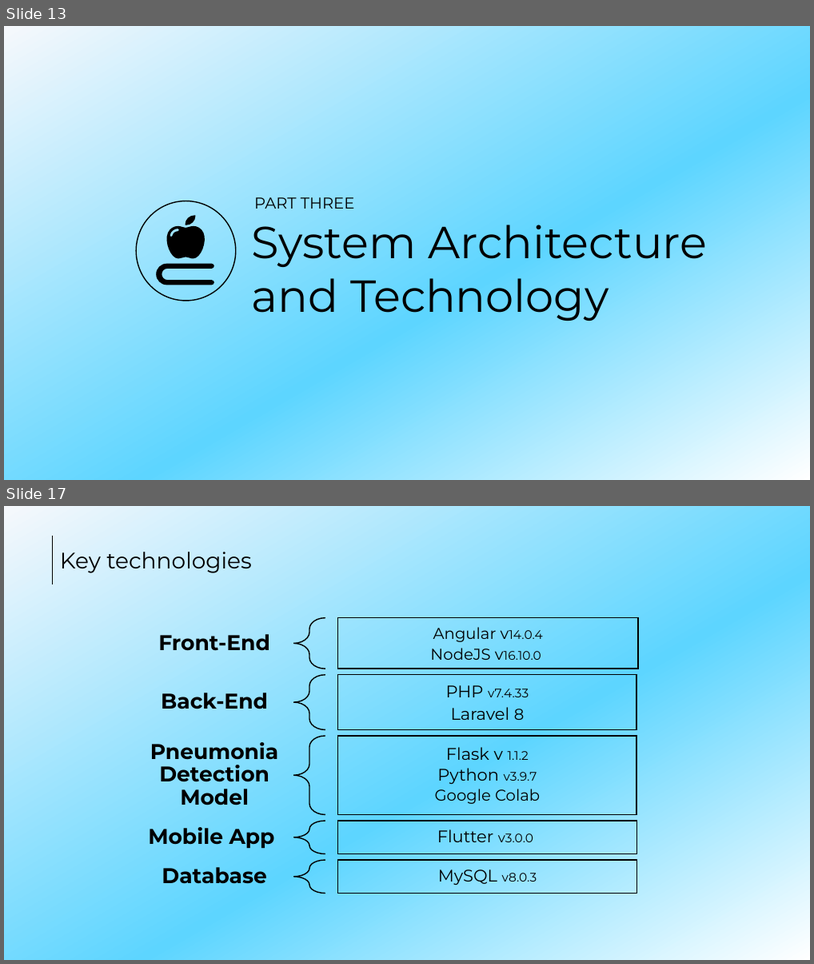
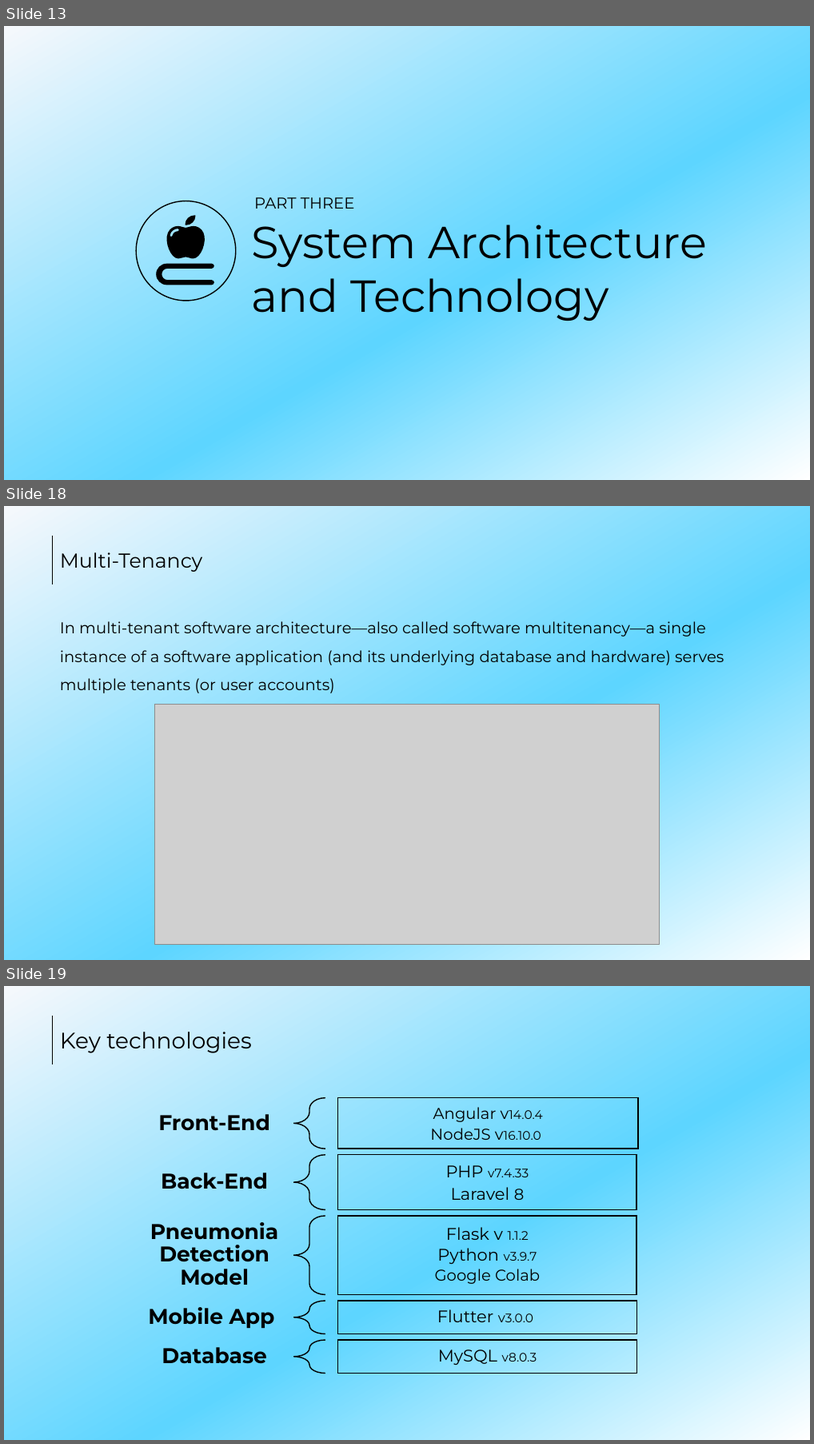
Before and after one commit to MediBooki/Documetion-files, a slide deck: Presentation/Presentation.pptx. Shown one above the other, each under a label of ours: slides 13 and 17 before the commit, slides 13, 18 and 19 after it; the slides between them are not shown. The pictures are 814x964 and 814x1444 pixels, drawn with LibreOffice and Linux fonts; fonts in the diff are those of the drawing; grey boxes stand for pictures. Boxes give left, top, right and bottom in pixels: in the first picture for what was removed or moved away, otherwise in the second. Text is boxed around its words. In the diff, an @@ line names an element or a change of style, - is before the commit and + after.

```diff
--- a/Presentation/Presentation.pptx
+++ b/Presentation/Presentation.pptx
@@ slide 18 added at (4,506,810,960), background gradient #F6F8FC to #5DD5FF to #FFFFFF @@
@@ line added from (52, 536) to (52, 585), #000000 0.5 pt @@
@@ text added at (60,552,203,572), 18 pt, text #000000 @@
+Multi-Tenancy
@@ text added at (60,621,724,693), 14 pt, text #000000 @@
+In multi-tenant software architecture—also called software multitenancy—a single instance of a software application (and its underlying database and hardware) serves multiple tenants (or user accounts)
@@ picture added at (154,704,661,944) @@
@@ what was slide 17 is now slide 19 @@
```
Also in this commit, not shown: 5 slides changed, 4 other slides added, 2 slides removed, 1 other file.
